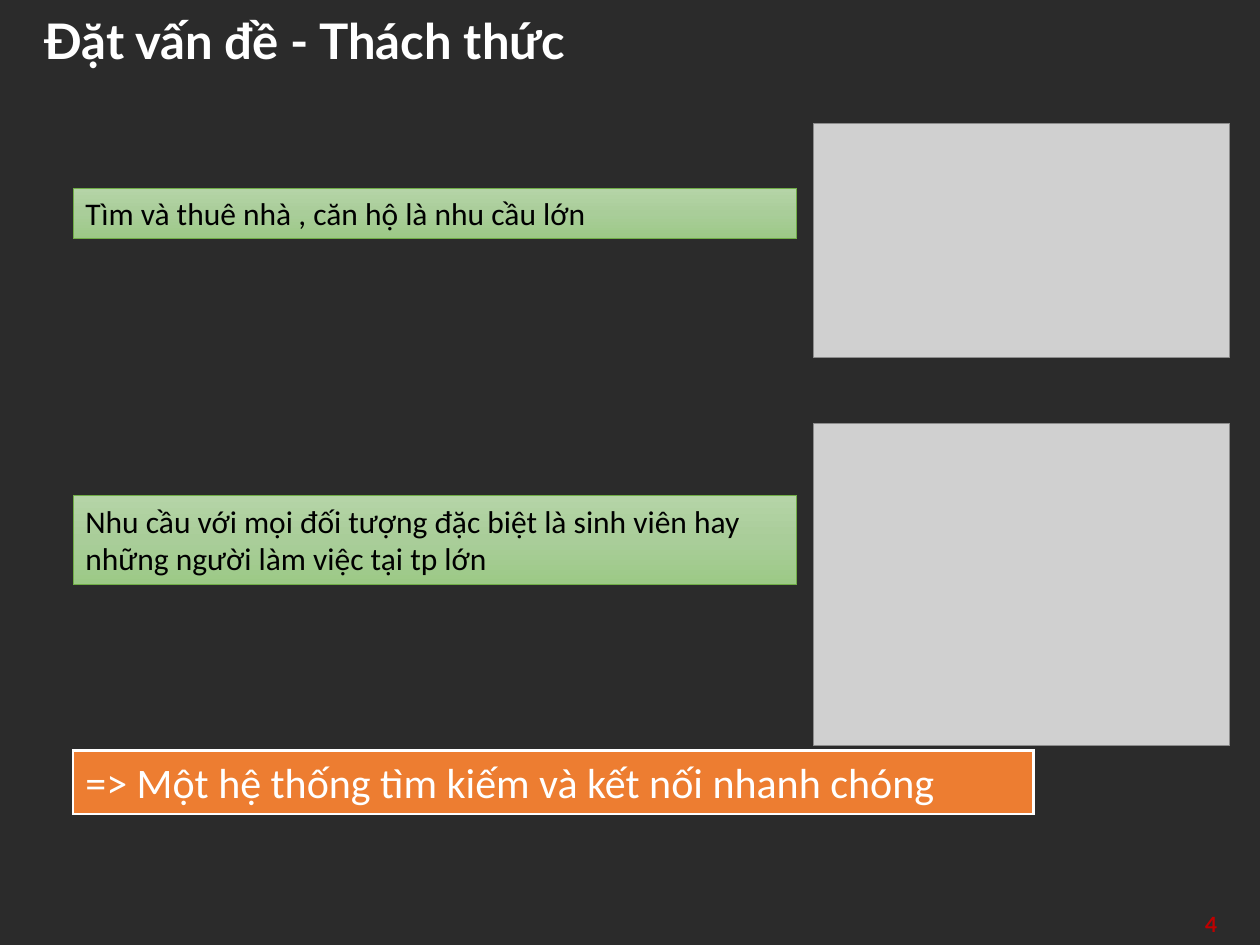
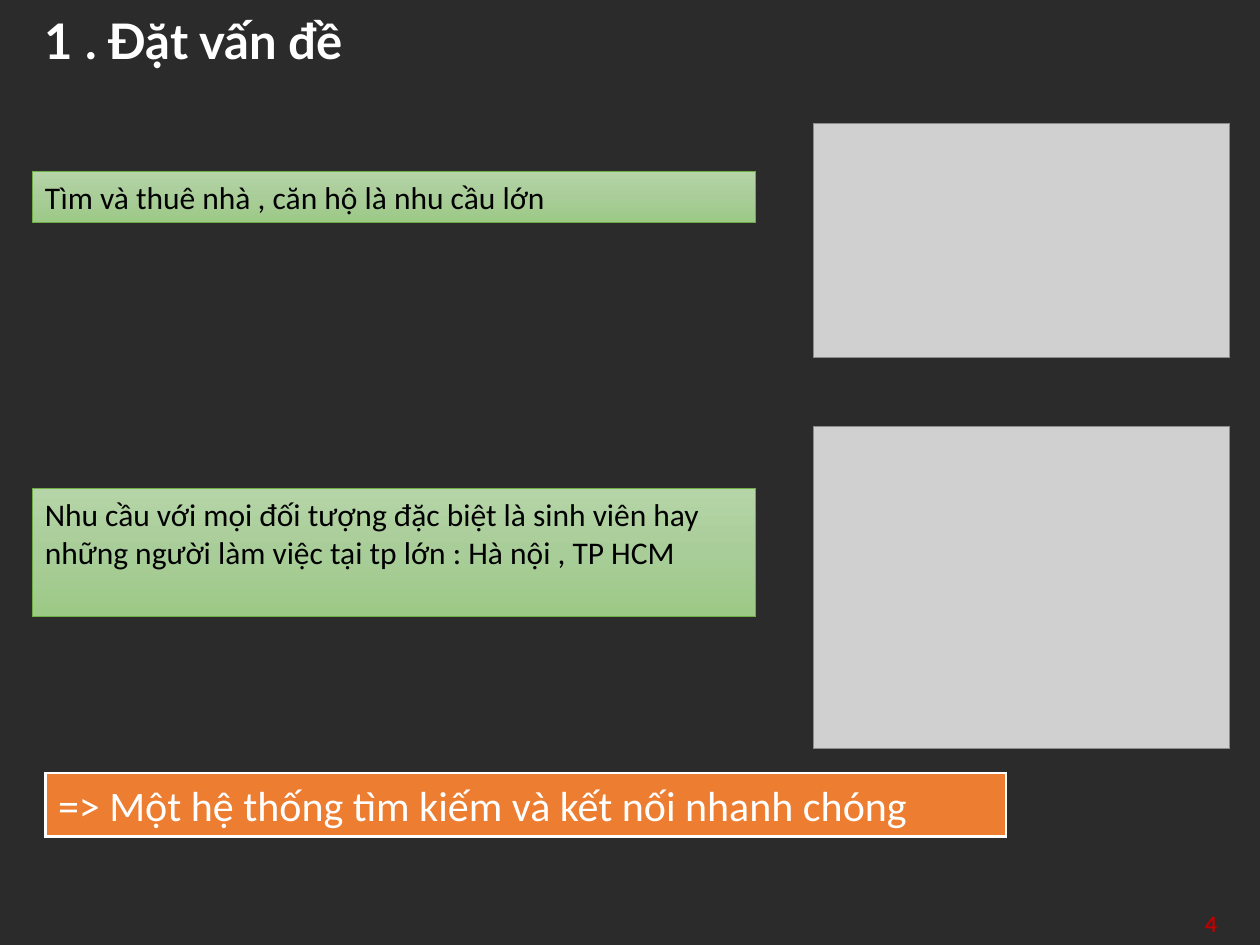
Before and after one commit to doanphung0402/timnhanhanh, a slide deck: slide 4 of report/soict_datn.pptx. Drawn at 1260x945 pixels with LibreOffice and Linux fonts; fonts in the diff are those of the drawing; grey boxes stand for pictures; background and template pictures are left out; a plain dark background stands for a picture behind light text. Boxes give left, top, right and bottom in pixels: in the first picture for what was removed or moved away, otherwise in the second. Text is boxed around its words. In the diff, an @@ line names an element or a change of style, - is before the commit and + after.

```diff
--- a/report/soict_datn.pptx
+++ b/report/soict_datn.pptx
@@ title at (x1=45, y1=20, x2=343, y2=68): text changed @@
-Đặt vấn đề - Thách thức
+1 . Đặt vấn đề
@@ rectangle "Tìm và thuê nhà , ..." moved from (x1=73, y1=188, x2=796, y2=238) to (x1=33, y1=171, x2=756, y2=222) @@
@@ picture moved from (x1=814, y1=423, x2=1230, y2=746) to (x1=814, y1=427, x2=1230, y2=750) @@
@@ rectangle "Nhu cầu với mọi đối ..." resized from (x1=73, y1=495, x2=796, y2=585) to (x1=33, y1=489, x2=756, y2=616) @@
@@ text in rectangle at (x1=45, y1=502, x2=698, y2=570): text changed @@
-Nhu cầu với mọi đối tượng đặc biệt là sinh viên hay những người làm việc tại tp lớn
+Nhu cầu với mọi đối tượng đặc biệt là sinh viên hay những người làm việc tại tp lớn : Hà nội , TP HCM
@@ rectangle "=> Một hệ thống tìm ..." moved from (x1=73, y1=751, x2=1033, y2=814) to (x1=45, y1=774, x2=1005, y2=837) @@
```
Also in this commit, not shown: 8 other slides changed, 7 slides added, 4 slides removed, 22 other files.
